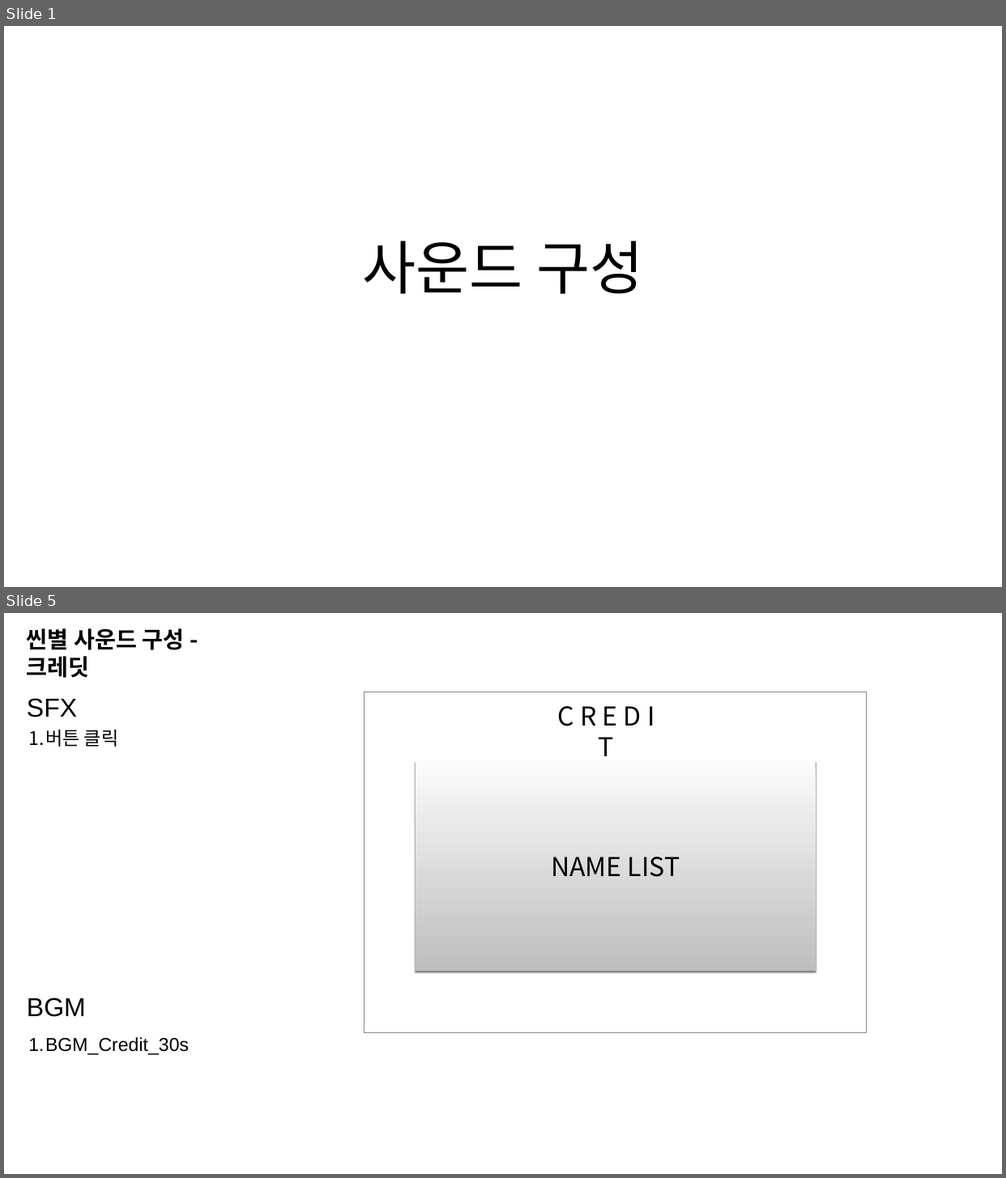
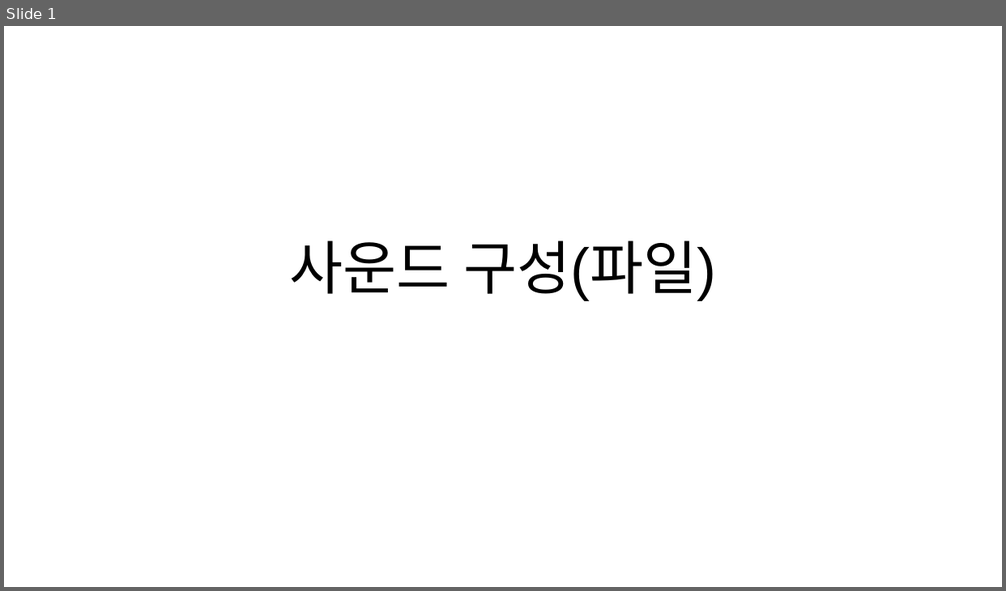
Before and after one commit to penspanic/ITWGamejam, a slide deck: Resource/Sound/RocketMan_사운드구성.pptx. Shown one above the other, each under a label of ours: slides 1 and 5 before the commit, slide 1 after it; the slides between them are not shown. The pictures are 1006x1178 and 1006x591 pixels, drawn with LibreOffice and Linux fonts; fonts in the diff are those of the drawing. Boxes give left, top, right and bottom in pixels: in the first picture for what was removed or moved away, otherwise in the second. Text is boxed around its words. In the diff, an @@ line names an element or a change of style, - is before the commit and + after.

Commit message:
[고요한] SFX,BGM 인게임 음원 파일들 Resource/Sound 폴더에 저장

```diff
--- a/Resource/Sound/RocketMan_사운드구성.pptx
+++ b/Resource/Sound/RocketMan_사운드구성.pptx
@@ slide 5 removed at [4, 613, 1002, 1174], background #FFFFFF @@
@@ text removed at [27, 628, 185, 678] @@
-씬별 사운드 구성 - 크레딧
@@ text removed at [27, 698, 77, 717] @@
-SFX
@@ rectangle removed at [364, 692, 867, 1033] @@
@@ text removed at [557, 706, 654, 756] @@
-C R E D I T
@@ text removed at [28, 730, 119, 747] @@
-1. 버튼 클릭
@@ rectangle removed at [415, 761, 815, 971] @@
-NAME LIST
@@ text removed at [27, 998, 86, 1017] @@
-BGM
@@ text removed at [28, 1037, 189, 1055] @@
-1. BGM_Credit_30s
@@ slide 1 changed as well @@
@@ title at [290, 241, 716, 301]: text changed @@
-사운드 구성
+사운드 구성(파일)
```
Also in this commit, not shown: 2 slides added, 9 other slides removed, 34 other files.
